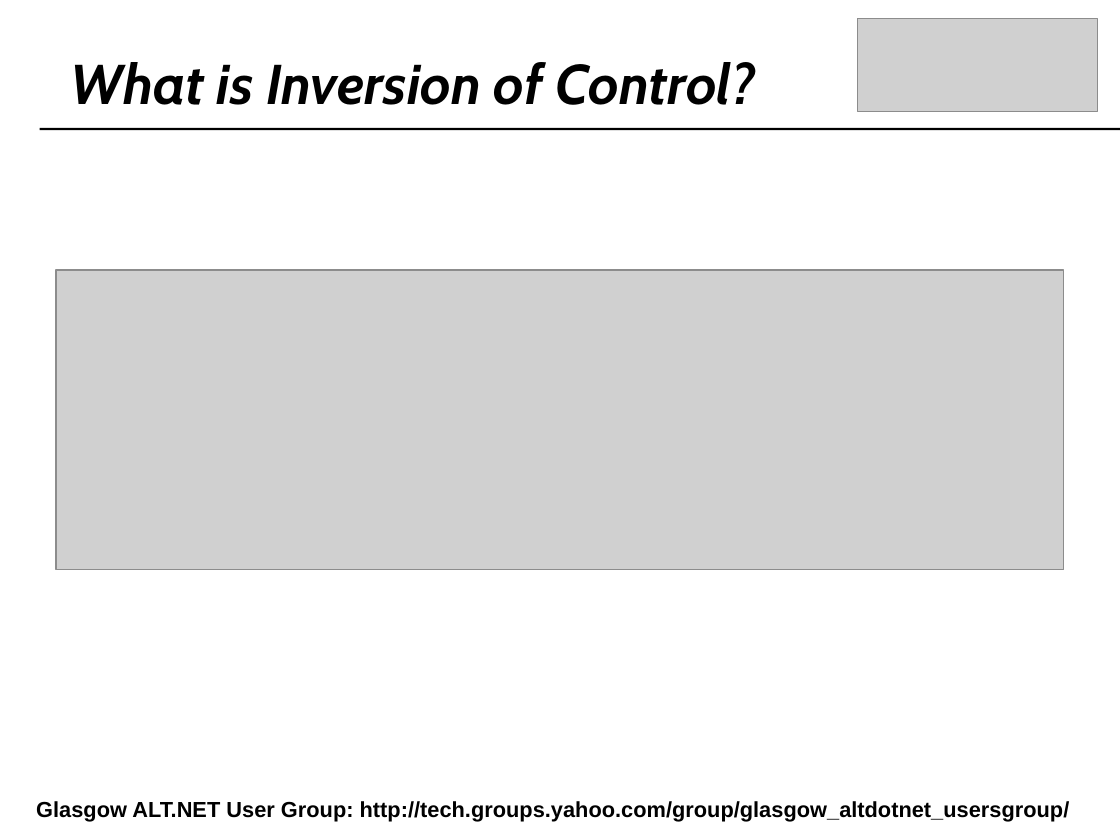
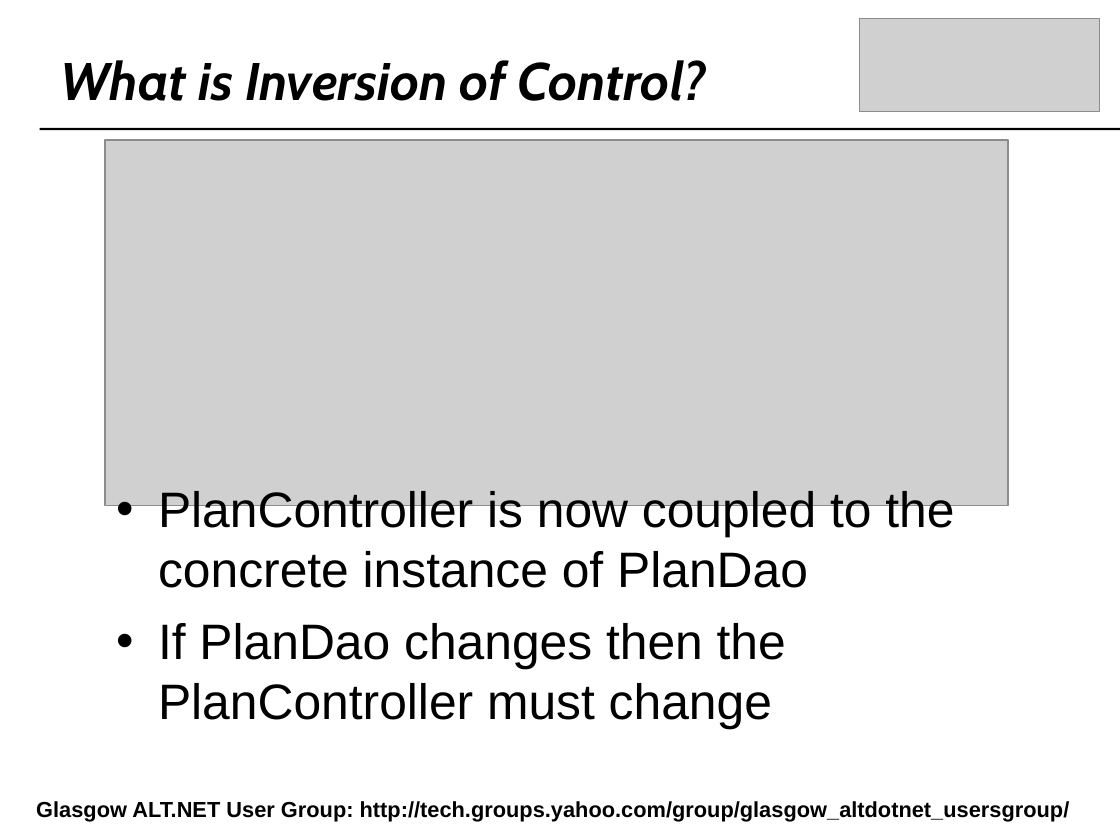
Before and after one commit to craignicol/scotaltdotnet, a slide deck: slide 12 of belfast/IOC-TDD-And Testability.ppt (slide 19 before the commit). Drawn at 1120x840 pixels with LibreOffice and Linux fonts; fonts in the diff are those of the drawing; grey boxes stand for pictures; background and template pictures are left out. Boxes give left, top, right and bottom in pixels: in the first picture for what was removed or moved away, otherwise in the second. Text is boxed around its words. In the diff, an @@ line names an element or a change of style, - is before the commit and + after.

Commit message:
Presentation update

```diff
--- a/belfast/IOC-TDD-And Testability.ppt
+++ b/belfast/IOC-TDD-And Testability.ppt
@@ text "What is Inversion of Control?": place and size @@
-text "What is Inversion of Control?" at [71, 62, 756, 105]
+text "What is Inversion of Control?" at [61, 60, 707, 101]
@@ text "What is Inversion of Control?" at [61, 60, 707, 101]: size 36 to 34 pt @@
@@ picture: place and size @@
-picture at [56, 270, 1064, 570]
+picture at [105, 140, 1008, 505]
@@ text added at [158, 491, 954, 730], 32 pt, text #000000 @@
+• PlanController is now coupled to the concrete instance of PlanDao
+• If PlanDao changes then the PlanController must change
```
Also in this commit, not shown: 8 other slides changed, 3 slides added, 4 slides removed, 3 other files.
